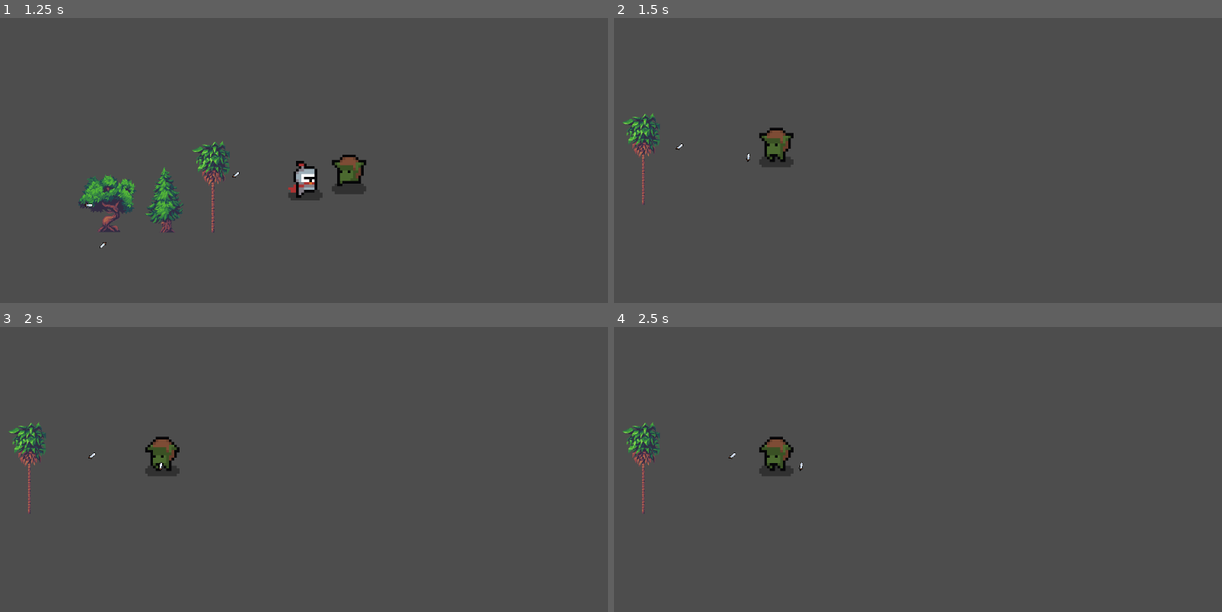
Above: before the commit, frames 1-4 (two rows, left to right).
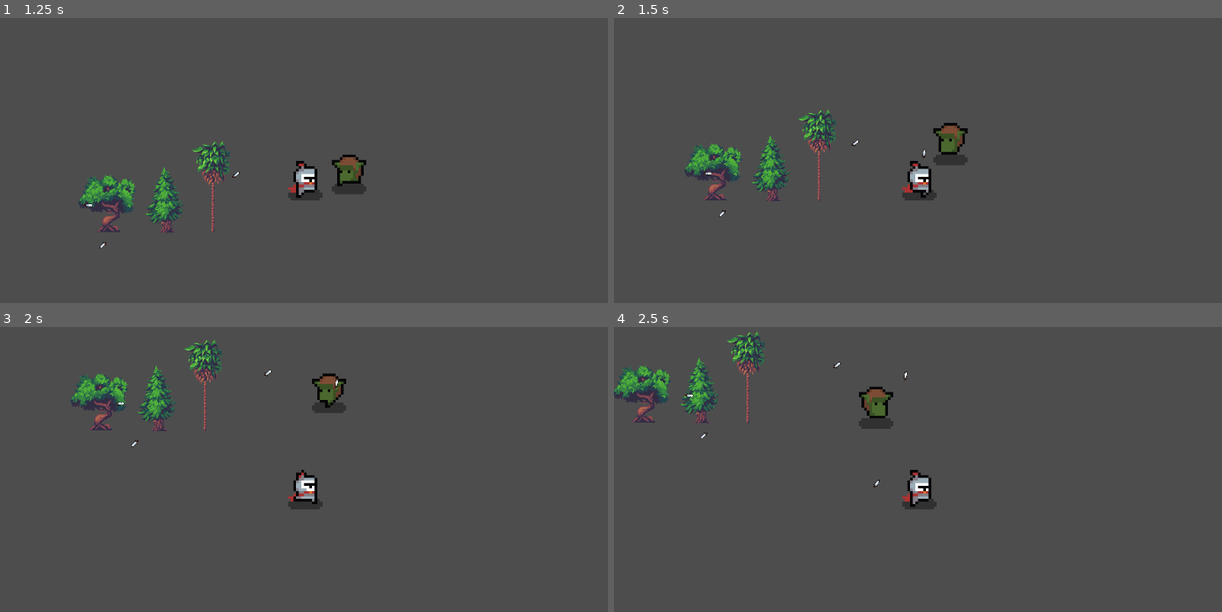
Above: after the commit, the same moments.

Repository: youngxblood/TopDown_Godot
Game: Godot game, scene res://Levels/world.tscn
The game is run twice, just before and just after one commit, with the same random seed, the same clock (stepped at 60 frames per second) and the same inputs.
Inputs (mouse positions are in pixels of both pictures, inside the frame that each line leads up to):
- Up to frame 1 (1.25 s): move the mouse to (437, 166) at 0.52 s; hold D (move_right) from 0.53 s (still down); click (437, 166) at 0.6 s
- Up to frame 2 (1.5 s): move the mouse to (796, 200) at 1.27 s; release D (move_right) at 1.28 s; hold S (move_down) from 1.28 s (still down); click (796, 200) at 1.35 s
- Up to frame 3 (2 s): keep holding S (move_down)
- Up to frame 4 (2.5 s): move the mouse to (978, 415) at 2.02 s; release S (move_down) at 2.03 s; hold D (move_right) from 2.03 s (still down); click (978, 415) at 2.1 s

Frame 1 is identical in both runs. In frame 2, 4.5% of the frame differs, in the area x 1-59%, y 32-70%; in frame 3, 4.7%; in frame 4, 4.8%, in the area x 0-54%, y 1-66%.

Commit message:
Fixed bug where projectiles could hit owner

Diff:
--- a/Entity/Components/GlobalComponents/hitbox_component.gd
+++ b/Entity/Components/GlobalComponents/hitbox_component.gd
@@ -4,8 +4,11 @@
 @export var projectiledamage_component : ProjectileDamageComponent
 
 func _on_area_entered(area):
-	if !area.is_in_group("Hurtbox"):
+	if !area.is_in_group("Hurtbox"): # Early return if is not hurtbox
 		return
+	if self.get_parent().projectile_owner == area.get_parent(): # Early return if projectile hits it's creator
+		return
+
 	print_debug("Hit " + area.get_parent().name)
 	if projectiledamage_component:
 		var target : BaseCharacter = area.get_owner()
--- a/Entity/Components/ProjectileComponents/projectilethrower_component.gd
+++ b/Entity/Components/ProjectileComponents/projectilethrower_component.gd
@@ -10,6 +10,7 @@
 	var PROJECTILE = load(projectile_location)
 	if PROJECTILE:
 		var projectile = PROJECTILE.instantiate()
+		projectile.projectile_owner = self.get_owner()
 		get_tree().current_scene.add_child(projectile)
 
 
--- a/Entity/Player/player_character.tscn
+++ b/Entity/Player/player_character.tscn
@@ -158,7 +158,7 @@
 "Run": SubResource("Animation_ujcmy")
 }
 
-[node name="PlayerCharacter" instance=ExtResource("1_fua3u")]
+[node name="PlayerCharacter" groups=["Player"] instance=ExtResource("1_fua3u")]
 script = ExtResource("1_smtgq")
 speed = 300.0
 
--- a/Entity/Projectiles/projectile_base.gd
+++ b/Entity/Projectiles/projectile_base.gd
@@ -2,3 +2,4 @@
 class_name ProjectileBase
 
 @export var hitbox_component : HitboxComponent
+var projectile_owner : BaseCharacter # Used to ensure owner does not get hit by projectile
